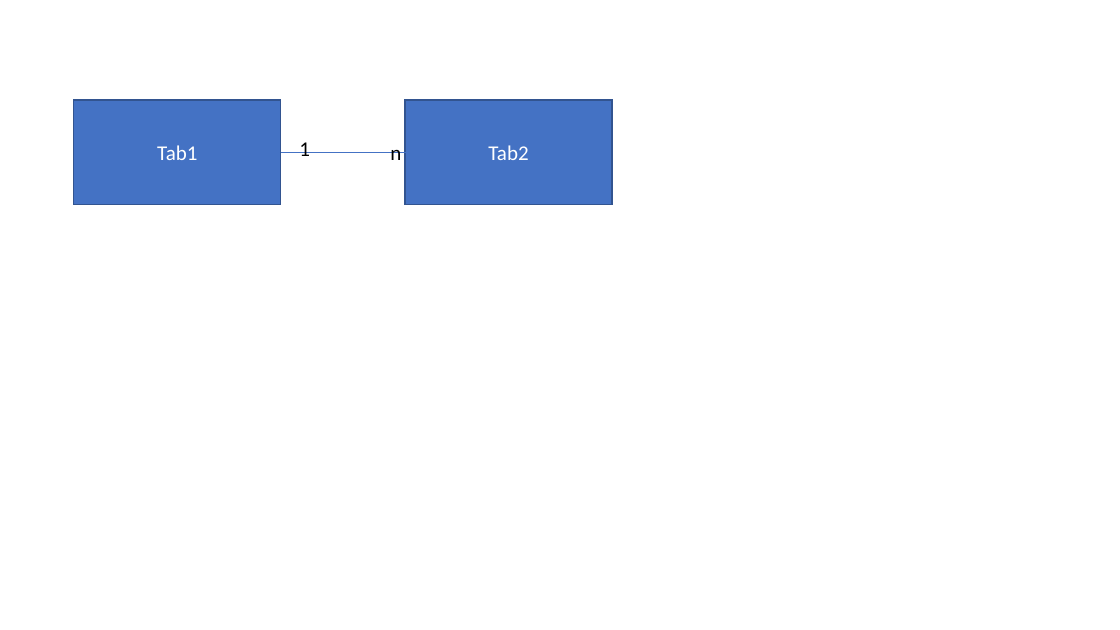
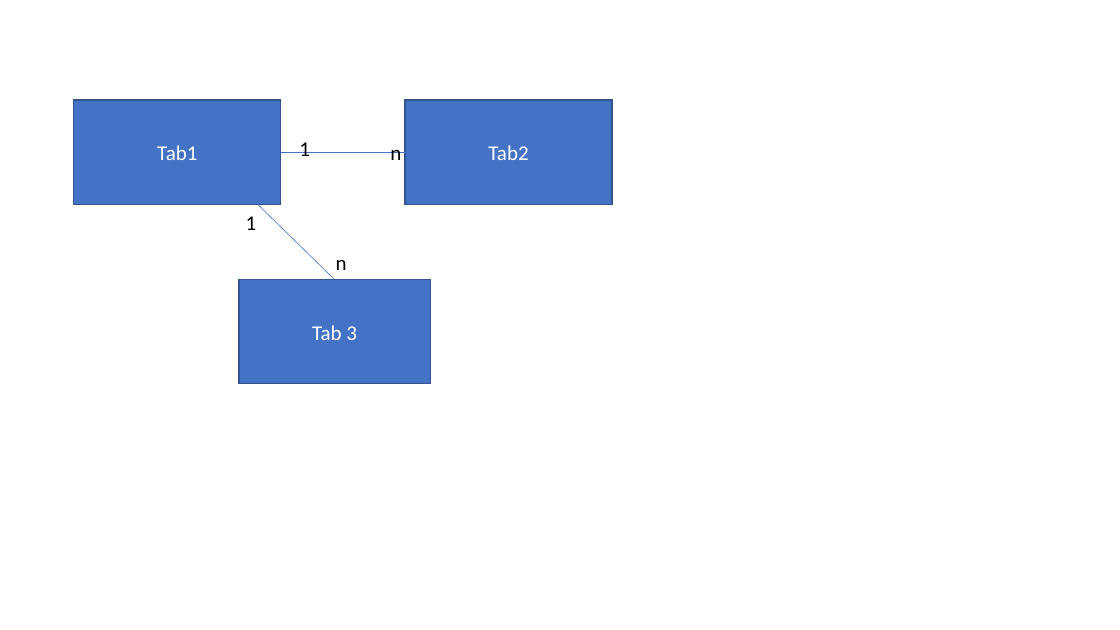
Before and after one commit to RenatoJardimParducci/1TSCG-EXEMPLOgit-2024, a slide deck: slide 1 of PastaDocumentosProjeto/ModeloRelacional.pptx. Drawn at 1120x630 pixels with LibreOffice and Linux fonts; fonts in the diff are those of the drawing. Boxes give left, top, right and bottom in pixels: in the first picture for what was removed or moved away, otherwise in the second. Text is boxed around its words. In the diff, an @@ line names an element or a change of style, - is before the commit and + after.

Commit message:
Inclusao nova tabela no modelo relacional

```diff
--- a/PastaDocumentosProjeto/ModeloRelacional.pptx
+++ b/PastaDocumentosProjeto/ModeloRelacional.pptx
@@ line added from (334, 280) to (239, 186), #4472C4 0.5 pt @@
@@ text added at box(246, 216, 257, 230), 18 pt, text #000000 @@
+1
@@ text added at box(336, 260, 347, 270), 18 pt, text #000000 @@
+n
@@ rectangle added at box(239, 280, 430, 384), fill #4472C4, outline #325491 1 pt, 18 pt, text #FFFFFF @@
+Tab 3
```
